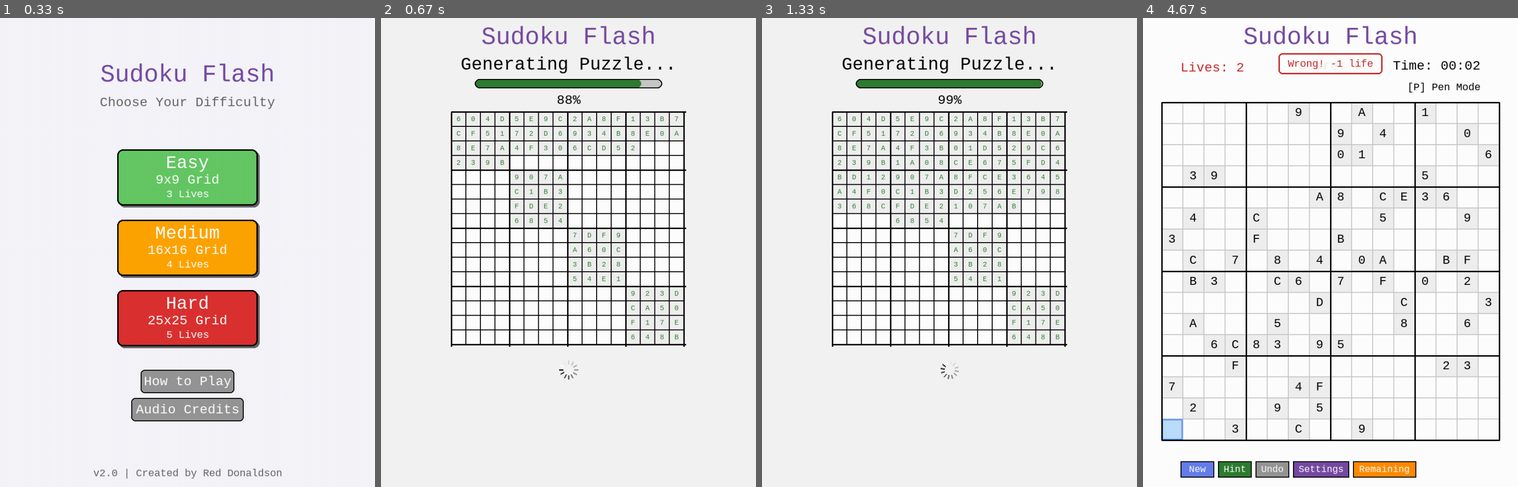
Above: before the commit, frames 1-4 (left to right).
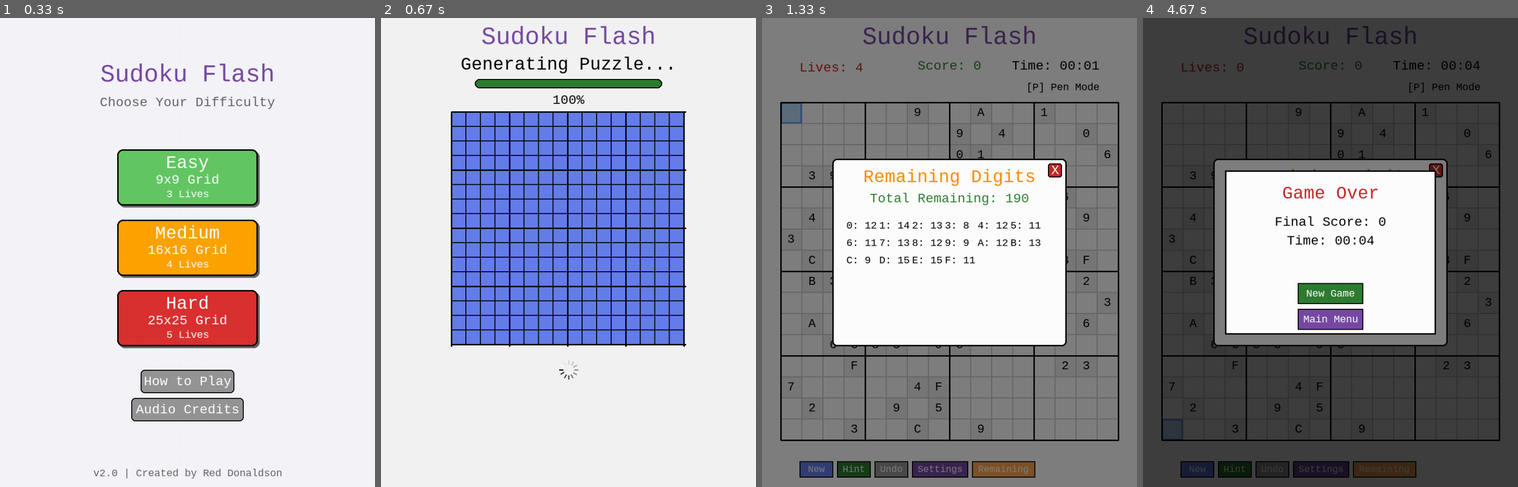
Above: after the commit, the same moments.

Repository: dbdonaldson50/PyGame-Sudoku-Flood
Game: pygame game, started from sudoku_flash.py
Same seed, same stepped clock (60 frames per second), same inputs: the game is played once before the commit and once after it.
Inputs (mouse positions are in pixels of both pictures, inside the frame that each line leads up to):
- Up to frame 1 (0.33 s): no input
- Up to frame 2 (0.67 s): click (568, 252) at 0.38 s
- Up to frame 3 (1.33 s): click (1002, 468) at 0.72 s, where only the run after the commit has a clickable "Remaining"; hold Right from 1 s (still down); tap Z at 1.07 s
- Up to frame 4 (4.67 s): tap Z at 1.37, 1.9, 2.23, 2.53, 2.73, 3.03, 3.3, 3.63, 3.93, 4.07, 4.47 s; release Right at 1.47 s; tap A at 1.5, 1.98, 3.38, 4.55 s; hold Up 1.83-2.13 s; hold Right 2.17-2.63 s; hold Left 2.67-3.2 s; hold Down 3.23-3.53 s; hold Left 3.57-3.97 s; hold Up 4-4.37 s; hold Right from 4.4 s (still down)

Frame 1 is identical in both runs. In frame 2, 28% of the frame differs, in the area x 18-81%, y 13-70%; in frame 3, 82%; in frame 4, 83%, in the area x 0-100%, y 0-100%.

Commit message:
Improve loading screen: Blue squares + stable progress bar
Issues Fixed:
1. Loading screen revealed actual puzzle values
   - Changed from showing numbers to blue squares for filled cells
   - Prevents users from seeing the solution during generation
   - White background for empty cells, dark blue for filled cells

2. Progress bar raced to 99% and then stalled
   - Was counting every cell fill attempt (including backtracking)
   - Now tracks maximum position reached in grid (row * grid_size + col)
   - Progress only advances forward, never goes backward during backtracking
   - More accurate representation of actual generation progress

Changes:
- src/game_logic.py: Track max position instead of total attempts
- src/ui_renderer.py: Show blue squares instead of actual values

Technical Details:
- Progress based on grid position (0 to grid_size²)
- Only updates when reaching new maximum depth
- Backtracking no longer affects progress bar
- Visual feedback now shows fill pattern without revealing solution

Modified by: Red Donaldson
Date: March 17, 2026

Diff:
--- a/src/game_logic.py
+++ b/src/game_logic.py
@@ -55,16 +55,26 @@
     if progress_callback:
         progress_callback(board, 0.1)
 
-    # Track progress for callbacks
+    # Track progress for callbacks - use max position reached to avoid going backward during backtracking
     total_cells = grid_size * grid_size
-    cells_filled = [grid_size * box_size]  # Diagonal boxes already filled
+    max_position = [grid_size * box_size]  # Diagonal boxes already filled
 
     def progress_wrapper(row, col):
-        """Wrapper to update progress during generation"""
-        cells_filled[0] += 1
-        if progress_callback and cells_filled[0] % max(1, grid_size // 2) == 0:
-            progress = 0.1 + 0.9 * (cells_filled[0] / total_cells)
-            progress_callback(board, min(0.99, progress))
+        """Wrapper to update progress during generation
+
+        Uses position in grid (row * grid_size + col) as a measure of depth.
+        Only updates progress when we reach a new maximum position to avoid
+        progress going backward during backtracking.
+
+        Added by: Red Donaldson
+        Date: March 17, 2026
+        """
+        current_position = row * grid_size + col
+        if current_position > max_position[0]:
+            max_position[0] = current_position
+            if progress_callback and current_position % max(1, grid_size // 2) == 0:
+                progress = 0.1 + 0.9 * (current_position / total_cells)
+                progress_callback(board, min(0.99, progress))
 
     if _fill_board_simple(board, grid_size, box_size, symbols, 0, 0, progress_wrapper):
         if progress_callback:
--- a/src/ui_renderer.py
+++ b/src/ui_renderer.py
@@ -344,22 +344,18 @@
                 y = board_y + i * cell_size
                 rect = pygame.Rect(x, y, cell_size, cell_size)
 
-                # Draw cell background
+                # Draw cell background - blue for filled cells (don't reveal puzzle)
                 if game.generation_board[i][j] is not None:
-                    pygame.draw.rect(game.screen, LIGHT_GRAY, rect)
+                    pygame.draw.rect(game.screen, DARK_BLUE, rect)
                 else:
                     pygame.draw.rect(game.screen, WHITE, rect)
 
                 # Draw cell border
                 pygame.draw.rect(game.screen, BLACK, rect, 1)
 
-                # Draw cell value if filled
-                if game.generation_board[i][j] is not None:
-                    font_size = max(10, int(cell_size * 0.5))
-                    gen_font = pygame.font.SysFont(FONT_NAME, font_size, bold=False, italic=False)
-                    value_text = gen_font.render(str(game.generation_board[i][j]), True, DARK_GREEN)
-                    value_rect = value_text.get_rect(center=(x + cell_size // 2, y + cell_size // 2))
-                    game.screen.blit(value_text, value_rect)
+                # Don't draw the actual values - just show filled vs empty with colors
+                # This prevents revealing the puzzle solution during generation
+                # Modified by: Red Donaldson, March 17, 2026
 
         # Draw thicker box borders
         box_size = game.box_size
